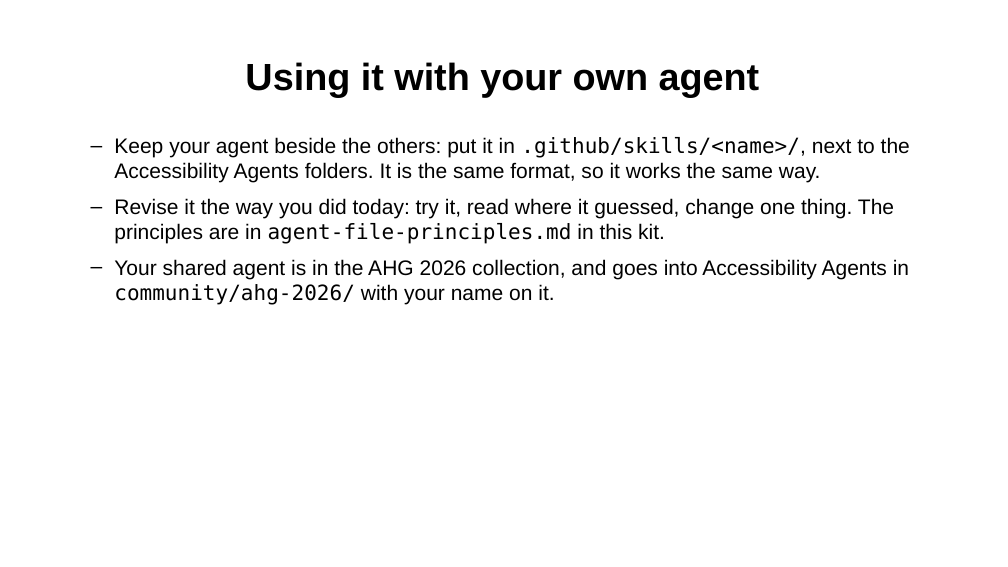
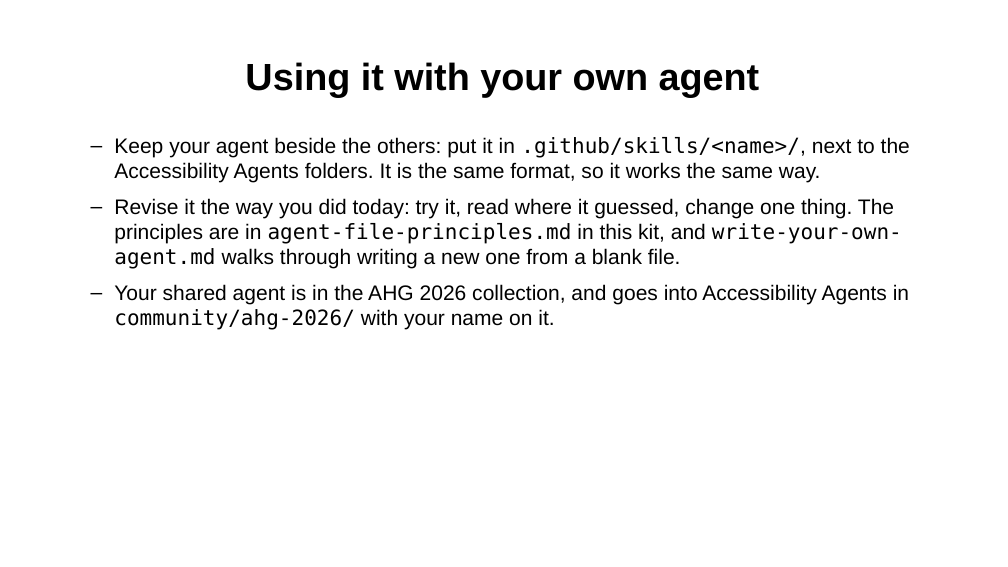
Before and after one commit to Community-Access/glow, a slide deck: slide 20 of docs/ahg-2026/kit/accessibility-agents.pptx. Drawn at 1008x567 pixels with LibreOffice and Linux fonts; fonts in the diff are those of the drawing. Boxes give left, top, right and bottom in pixels: in the first picture for what was removed or moved away, otherwise in the second. Text is boxed around its words. In the diff, an @@ line names an element or a change of style, - is before the commit and + after.

```diff
--- a/docs/ahg-2026/kit/accessibility-agents.pptx
+++ b/docs/ahg-2026/kit/accessibility-agents.pptx
@@ text at (x1=114, y1=198, x2=902, y2=269): text changed @@
-  – Revise it the way you did today: try it, read where it guessed, change one thing. The principles are in agent-file-principles.md in this kit.
+  – Revise it the way you did today: try it, read where it guessed, change one thing. The principles are in agent-file-principles.md in this kit, and write-your-own-agent.md walks through writing a new one from a blank file.
```
Also in this commit, not shown: 28 other files.
